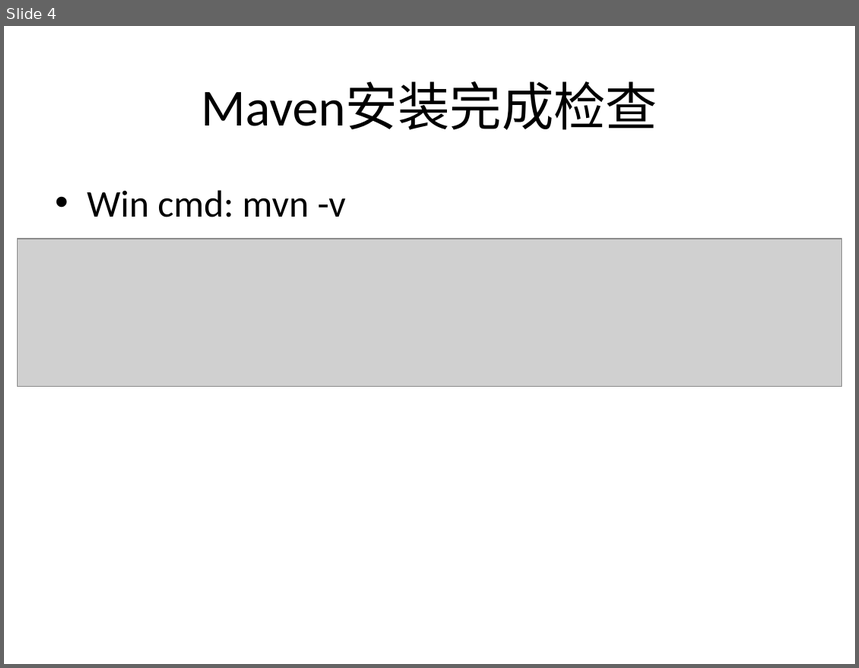
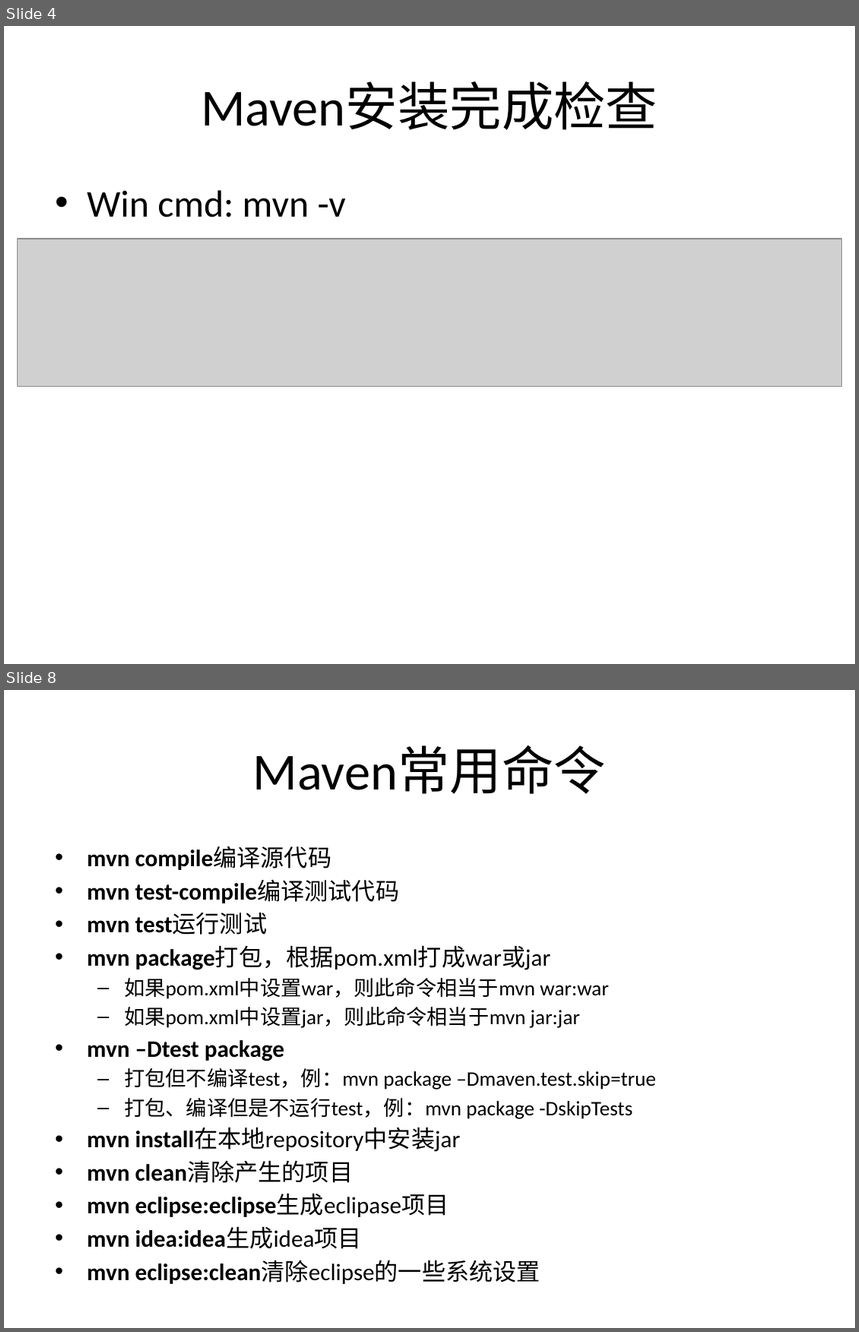
Before and after one commit to will09/readingnotes, a slide deck: CI/maven_installation.pptx. Shown one above the other, each under a label of ours: slide 4 before the commit, slides 4 and 8 after it; the slides between them are not shown. The pictures are 859x668 and 859x1332 pixels, drawn with LibreOffice and Linux fonts; fonts in the diff are those of the drawing; grey boxes stand for pictures. Boxes give left, top, right and bottom in pixels: in the first picture for what was removed or moved away, otherwise in the second. Text is boxed around its words. In the diff, an @@ line names an element or a change of style, - is before the commit and + after.

```diff
--- a/CI/maven_installation.pptx
+++ b/CI/maven_installation.pptx
@@ slide 8 added at [4, 690, 855, 1328], background #FFFFFF @@
@@ title added at [253, 746, 606, 794], 44 pt, text #000000 @@
+Maven常用命令
@@ text added at [87, 847, 656, 1249], 20 pt, text #000000 @@
+• mvn compile编译源代码
+• mvn test-compile编译测试代码
+• mvn test运行测试
+• mvn package打包，根据pom.xml打成war或jar
+  – 如果pom.xml中设置war，则此命令相当于mvn war:war
+  – 如果pom.xml中设置jar，则此命令相当于mvn jar:jar
+• mvn –Dtest package
+  – 打包但不编译test，例：mvn package –Dmaven.test.skip=true
+  – 打包、编译但是不运行test，例：mvn package -DskipTests
+• mvn install在本地repository中安装jar
+• mvn clean清除产生的项目
+• mvn eclipse:eclipse生成eclipase项目
+• mvn idea:idea生成idea项目
+• mvn eclipse:clean清除eclipse的一些系统设置
```
Also in this commit, not shown: 8 other slides added, 15 other files.
